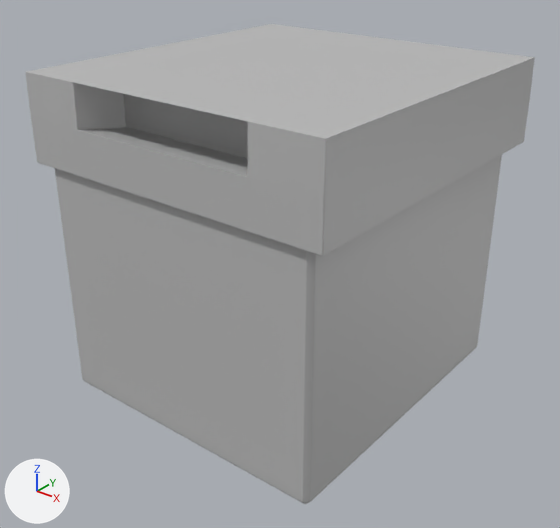
The FBX model Art/Models/3d models/box.fbx as it was, and as the next commit left it.
Rendered twice from a 50 mm lens placed at (0.624, -0.809, 0.651), pointed at (0.004, -0.033, 0.17). Arrows for +X, +Y and +Z are at lower left; the lights stay in place. Where no turn or scale is listed for an object, it has been applied to the vertices.

The first picture shows 'Box_low', 'box_top'.
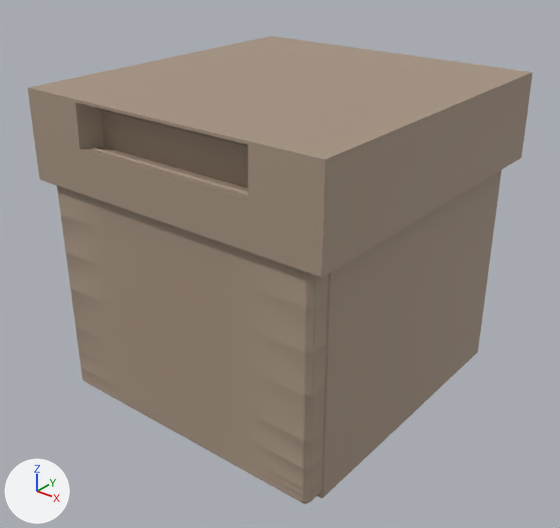
Where the newer file only moved an object's origin or applied its transform, the numbers keep the older frame.

Where the change shows, as pixel boxes [x1, y1, x2, y2] in the pictures (560 x 528 px):
'Cube', added (beige)
    after: [28, 36, 533, 498]
'Box_low', recoloured
    both: [55, 146, 502, 504]
'box_top', deleted
    before: [25, 24, 535, 256]

Diff of the bpy script that builds the scene:
```diff
--- a/Art/Models/3d models/box.fbx.py
+++ b/Art/Models/3d models/box.fbx.py
@@ mat_lambert1 @@
 mat_lambert1 = principled_material('lambert1')
-mat_lambert1.base_color = (0.5, 0.5, 0.5)  # grey #bcbcbc
+mat_lambert1.base_color = (0.384, 0.294, 0.223)  # beige #a79482
@@ me_cube_001 @@
+me_cube_001.from_pydata(...)  # 60 vertices, 61 faces; spans x -0.229..0.23, y -0.25..0.234, z -0.017..0.426
+me_cube_001.materials.append(mat_lambert1)  # beige #a79482
@@ ob_box_top @@
-ob_box_top = bpy.data.objects.new('box_top', me_mesh)
-ob_box_top.location = (0.001, -0.008, 0.387)
@@ ob_cube @@
+ob_cube = bpy.data.objects.new('Cube', me_cube_001)
+ob_cube.location = (0.0, 0.0, 0.0)
```
